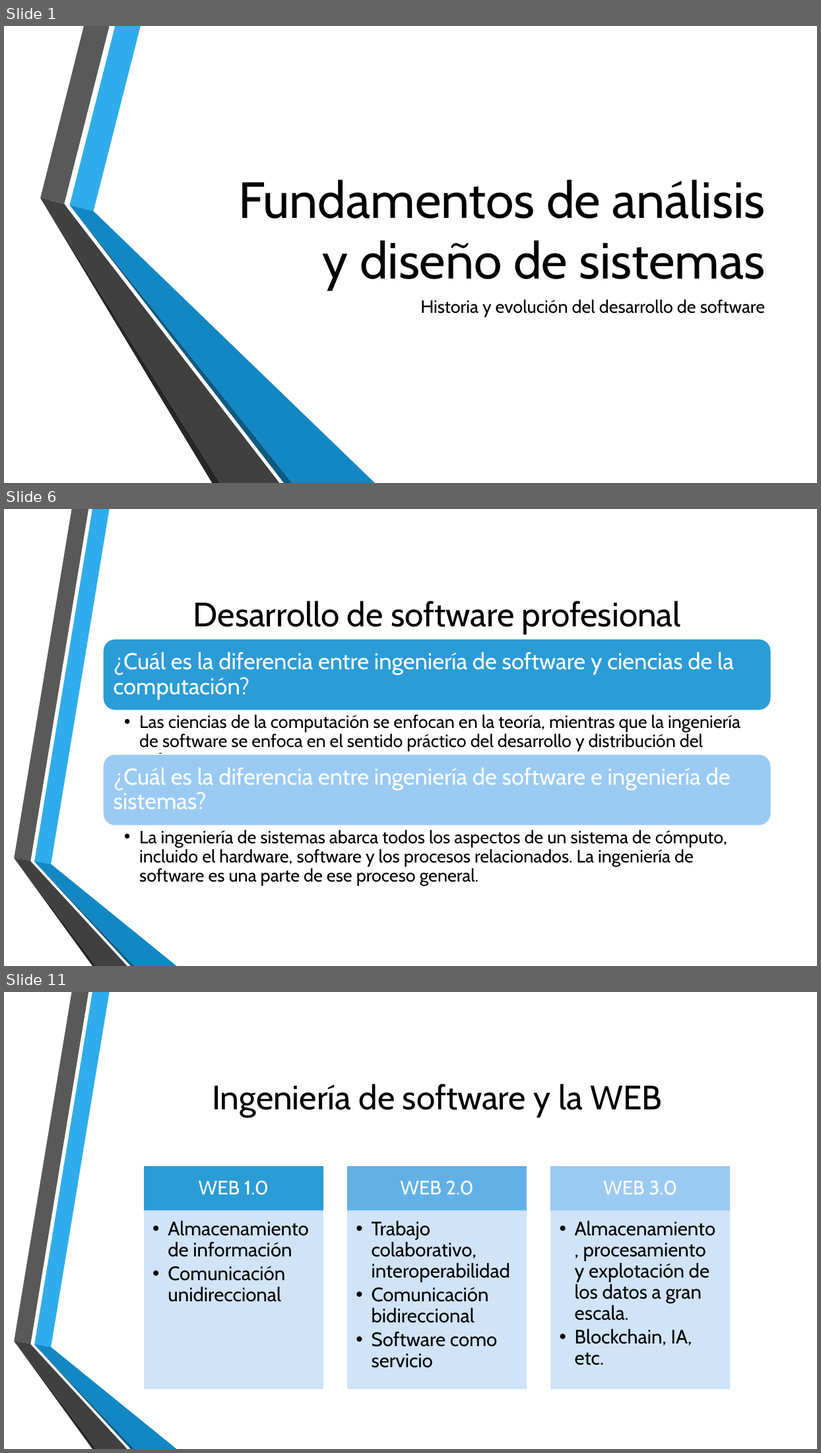
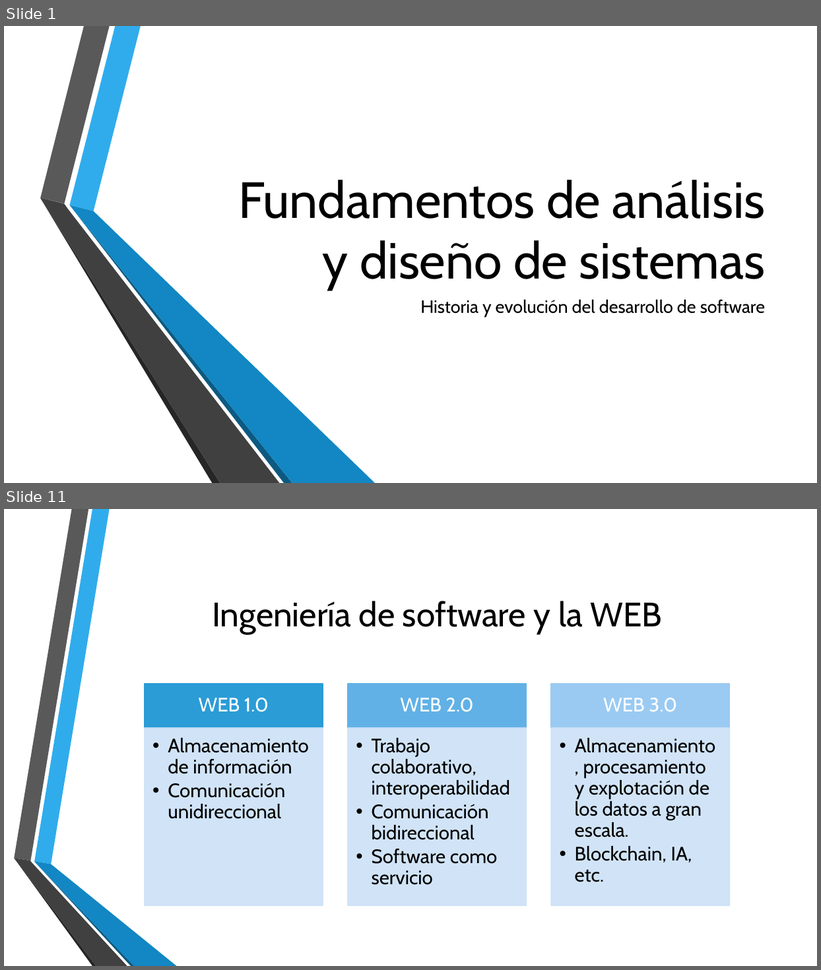
Before and after one commit to AryShared/SystemAnalysis, a slide deck: 1-1 Historia y evolucion del desarrollo de software.pptx. Shown one above the other, each under a label of ours: slides 1, 6 and 11 before the commit, slides 1 and 11 after it; the slides between them are not shown. The pictures are 821x1453 and 821x970 pixels, drawn with LibreOffice and Linux fonts; fonts in the diff are those of the drawing; background and template pictures are left out. Boxes give left, top, right and bottom in pixels: in the first picture for what was removed or moved away, otherwise in the second. Text is boxed around its words. In the diff, an @@ line names an element or a change of style, - is before the commit and + after.

```diff
--- a/1-1 Historia y evolucion del desarrollo de software.pptx
+++ b/1-1 Historia y evolucion del desarrollo de software.pptx
@@ slide 6 removed at (x1=4, y1=509, x2=817, y2=966), background picture (left out); not listed: 6 template elements that a slide beside it also shows @@
@@ title removed at (x1=193, y1=601, x2=681, y2=634) @@
-Desarrollo de software profesional
@@ group removed at (x1=103, y1=639, x2=772, y2=886): 4 texts, 2 rounded rectangles @@
-¿Cuál es la diferencia entre ingeniería de software y ciencias de la computación?
-  • Las ciencias de la computación se enfocan en la teoría, mientras que la ingeniería de software se enfoca en el sentido práctico del desarrollo y distribución del software.
-¿Cuál es la diferencia entre ingeniería de software e ingeniería de sistemas?
-  • La ingeniería de sistemas abarca todos los aspectos de un sistema de cómputo, incluido el hardware, software y los procesos relacionados. La ingeniería de software es una parte de ese proceso general.
```
Also in this commit, not shown: 6 slides changed, 2 slides added, 5 other slides removed.
